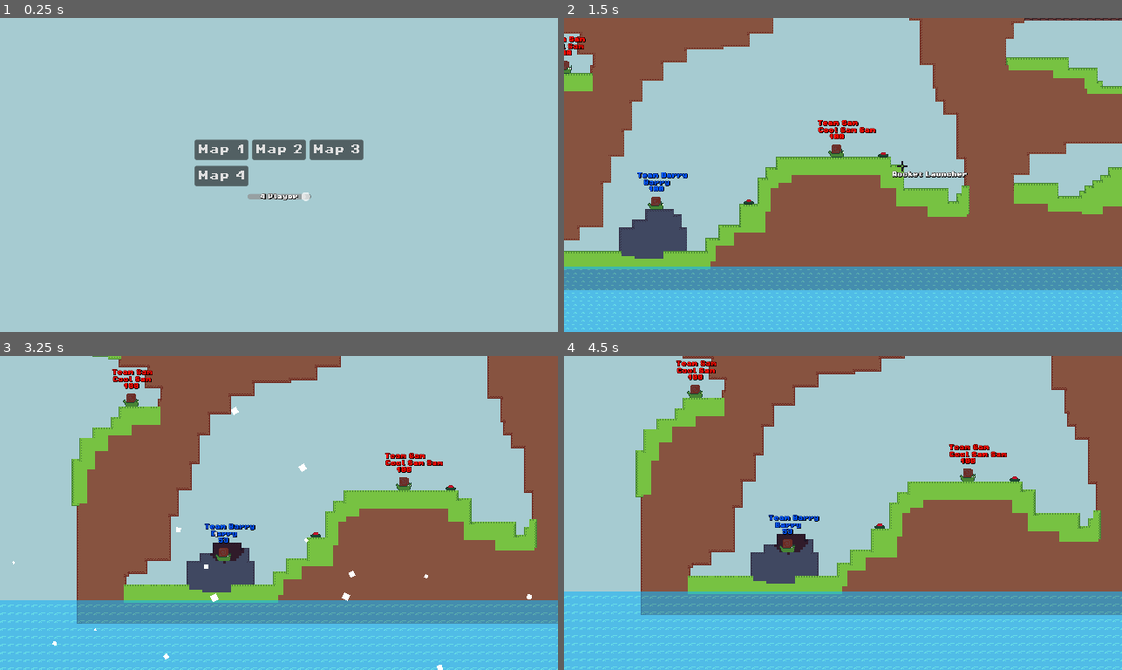
Above: before the commit, frames 1-4 (two rows, left to right).
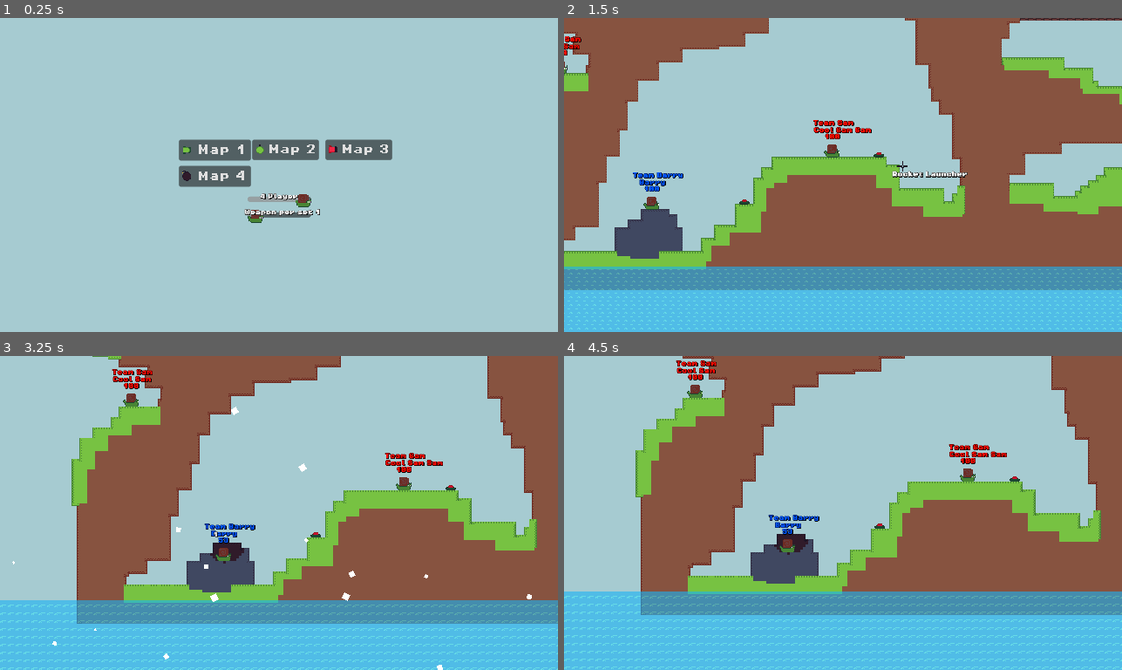
Above: after the commit, the same moments.

Repository: codingbanana21/Snail-Wars
Game: Godot game, scene res://scenes/game.tscn
Two runs of this game, one before a commit and one after it. Both use one fixed random seed, a clock stepped at 60 frames per second and the inputs below.
Inputs (mouse positions are in pixels of both pictures, inside the frame that each line leads up to):
- Up to frame 1 (0.25 s): no input
- Up to frame 2 (1.5 s): click "Map 1" at 0.5 s; tap Enter (skip) at 1.25 s; move the mouse to (870, 175) at 1.27 s; press the mouse at (870, 175) at 1.28 s; hold D (right) from 1.28 s (still down)
- Up to frame 3 (3.25 s): tap W (jump) at 1.52, 2.27 s; move the mouse to (251, 513) at 2.02 s; release the mouse at (251, 513) at 2.03 s; tap Mouse wheel down (last_weapon) at 2.1 s; move the mouse to (290, 506) at 2.77 s; release D (right) at 2.78 s; hold A (left) from 2.78 s (still down); tap Mouse wheel up (next_weapon) at 2.85 s
- Up to frame 4 (4.5 s): move the mouse to (837, 519) at 3.52 s; release A (left) at 3.53 s; hold D (right) from 3.53 s (still down); click (837, 519) at 3.6 s; tap W (jump) at 3.77 s; move the mouse to (887, 516) at 4.27 s; tap Mouse wheel down (last_weapon) at 4.35 s

The runs differ from the first frame. In frame 1, 1.8% of the frame differs, in the area x 32-71%, y 38-66%; in frame 2, 8.7%, in the area x 0-100%, y 0-100%; in frame 3, less than 0.1%; in frame 4, less than 0.1%.

Commit message:
Update the main menu

Diff:
--- a/projectiles/destroyer_of_games.tscn
+++ b/projectiles/destroyer_of_games.tscn
@@ -4,9 +4,9 @@
 
 [node name="DestroyerOfGames" unique_id=791496552 instance=ExtResource("1_cudxu")]
 scale = Vector2(2, 2)
-damage = 500.0
-size = 50
-knockback = 1500
+damage = 999.0
+size = 100
+knockback = 2000
 gravity = 300
 timer = 5.0
 spawn_at_mouse = true
--- a/projectiles/fire.tscn
+++ b/projectiles/fire.tscn
@@ -12,10 +12,10 @@
 knockback = 400
 speed = 0.0
 gravity = 30
-projectile_hp = 5
+projectile_hp = 4
 timer = 30.0
 not_players = true
-hit_stun_time = 1.5
+hit_stun_time = 2.0
 
 [node name="Image" parent="." index="0" unique_id=2045045234]
 texture = ExtResource("2_ispoe")
--- a/scenes/game.tscn
+++ b/scenes/game.tscn
@@ -3,17 +3,23 @@
 [ext_resource type="Script" uid="uid://ce6yxby0frcqe" path="res://scripts/game.gd" id="1_uwrxv"]
 [ext_resource type="FontFile" uid="uid://beb0vnnahy1kh" path="res://assets/fonts/PixelOperator8-Bold.ttf" id="2_lnu2h"]
 [ext_resource type="LabelSettings" uid="uid://cm76igu117yxn" path="res://assets/fonts/label_settings.tres" id="2_yqjtg"]
+[ext_resource type="Texture2D" uid="uid://bdm5g2j38707a" path="res://assets/images/snail.png" id="3_lbhrr"]
+[ext_resource type="Texture2D" uid="uid://qlt5j1ltdxr2" path="res://assets/images/grenade.png" id="4_p57ef"]
+[ext_resource type="Texture2D" uid="uid://x4hcewvk3glh" path="res://assets/images/drill.png" id="5_gee14"]
+[ext_resource type="Texture2D" uid="uid://cdi5eipdsfw53" path="res://assets/images/bomb.png" id="6_0tnpc"]
+[ext_resource type="Texture2D" uid="uid://b3h4dly8ovb37" path="res://assets/images/rocket.png" id="6_p57ef"]
 
 [node name="Game" type="Node2D" unique_id=2137944541]
 script = ExtResource("1_uwrxv")
 
 [node name="MapButton" type="Button" parent="." unique_id=367210282]
-offset_left = -129.0
+offset_left = -153.0
 offset_top = -54.0
-offset_right = -47.0
-offset_bottom = -23.0
+offset_right = -43.0
+offset_bottom = -22.0
 theme_override_fonts/font = ExtResource("2_lnu2h")
 text = "Map 1"
+icon = ExtResource("6_p57ef")
 
 [node name="MapButton2" type="Button" parent="." unique_id=534044815]
 offset_left = -41.0
@@ -22,22 +28,25 @@
 offset_bottom = -23.0
 theme_override_fonts/font = ExtResource("2_lnu2h")
 text = "Map 2"
+icon = ExtResource("4_p57ef")
 
 [node name="MapButton3" type="Button" parent="." unique_id=1759142092]
-offset_left = 47.0
+offset_left = 71.0
 offset_top = -54.0
-offset_right = 129.0
+offset_right = 153.0
 offset_bottom = -23.0
 theme_override_fonts/font = ExtResource("2_lnu2h")
 text = "Map 3"
+icon = ExtResource("5_gee14")
 
 [node name="MapButton4" type="Button" parent="." unique_id=1242686351]
-offset_left = -129.0
+offset_left = -153.0
 offset_top = -14.0
-offset_right = -47.0
-offset_bottom = 17.0
+offset_right = -43.0
+offset_bottom = 18.0
 theme_override_fonts/font = ExtResource("2_lnu2h")
 text = "Map 4"
+icon = ExtResource("6_0tnpc")
 
 [node name="Background" type="CanvasLayer" parent="." unique_id=1758057930]
 layer = -100
@@ -49,11 +58,13 @@
 offset_bottom = 686.0
 color = Color(0.6509804, 0.79607844, 0.81960785, 1)
 
-[node name="HSlider" type="HSlider" parent="." unique_id=2044711407]
+[node name="PerTeamHSlider" type="HSlider" parent="." unique_id=2044711407]
 offset_left = -48.0
 offset_top = 25.0
 offset_right = 49.0
 offset_bottom = 41.0
+theme_override_icons/grabber = ExtResource("3_lbhrr")
+theme_override_icons/grabber_highlight = ExtResource("6_p57ef")
 min_value = 1.0
 max_value = 4.0
 value = 4.0
@@ -68,6 +79,27 @@
 text = "4 Player"
 label_settings = ExtResource("2_yqjtg")
 
+[node name="WeaponsHSlider" type="HSlider" parent="." unique_id=858606506]
+offset_left = -48.0
+offset_top = 49.0
+offset_right = 49.0
+offset_bottom = 65.0
+theme_override_icons/grabber = ExtResource("3_lbhrr")
+theme_override_icons/grabber_highlight = ExtResource("6_p57ef")
+min_value = 1.0
+max_value = 3.0
+value = 1.0
+rounded = true
+
+[node name="WeaponsLabel" type="Label" parent="." unique_id=1362672685]
+offset_left = -53.0
+offset_top = 53.0
+offset_right = 179.0
+offset_bottom = 69.0
+scale = Vector2(0.5, 0.5)
+text = "Weapon per set 1"
+label_settings = ExtResource("2_yqjtg")
+
 [connection signal="pressed" from="MapButton" to="." method="_on_map_button_pressed"]
 [connection signal="pressed" from="MapButton2" to="." method="_on_map_button_2_pressed"]
 [connection signal="pressed" from="MapButton3" to="." method="_on_map_button_3_pressed"]
--- a/scripts/Globals.gd
+++ b/scripts/Globals.gd
@@ -8,8 +8,6 @@
 
 
 func next_player(skip_player: bool = false):
-	#teams_weapons = [[-1,-1,-1,-1,-1,-1,-1,-1,-1], [-1,-1,-1,-1,-1,-1,-1,-1,-1]]
-	#teams_weapons = [[0,-1,1,2,0,2,2,2,0], [0,-1,1,2,0,2,2,2,0]]
 	Mouse.show()
 
 	#player turn and teams picking
--- a/scripts/game.gd
+++ b/scripts/game.gd
@@ -1,16 +1,25 @@
 class_name Game
 extends Node2D
 
-@onready var h_slider: HSlider = $HSlider
+@onready var per_team_h_slider: HSlider = $PerTeamHSlider
 @onready var per_team_label: Label = $PerTeamLabel
+@onready var weapons_h_slider: HSlider = $WeaponsHSlider
+@onready var weapons_label: Label = $WeaponsLabel
 
 
 func _process(delta: float) -> void:
-	per_team_label.text = str(int(h_slider.value)) + " Player"
-	Globals.players_in_team = int(h_slider.value)
+	per_team_label.text = str(int(per_team_h_slider.value)) + " Player"
+	Globals.players_in_team = int(per_team_h_slider.value)
+
+	weapons_label.text = "Weapon per set "+str(int(weapons_h_slider.value))
 
 
 func load_map(level: int = 1):
+	if int(weapons_h_slider.value) == 2:
+		Globals.teams_weapons = [[-1,-1,-1,-1,-1,-1,-1,-1,-1], [-1,-1,-1,-1,-1,-1,-1,-1,-1]]
+	elif int(weapons_h_slider.value) == 3:
+		Globals.teams_weapons = [[0,-1,1,2,0,2,2,2,0], [0,-1,1,2,0,2,2,2,0]]
+
 	Input.set_mouse_mode(Input.MOUSE_MODE_CAPTURED)
 	get_tree().change_scene_to_file("res://maps/map_"+str(level)+".scn")
 
--- a/scripts/player.gd
+++ b/scripts/player.gd
@@ -51,7 +51,7 @@
 	# skip dead player
 	if (dead or global_position.y >= 200) and player_turn_part != 0:
 		player_turn_part = 0
-		dead = true
+		hp = 0
 		Globals.next_player(true)
 		return
 
--- a/scripts/projectile.gd
+++ b/scripts/projectile.gd
@@ -40,6 +40,9 @@
 
 	if !not_players:
 		Mouse.global_position = global_position
+
+	if global_position.y >= 200:
+		explode(true)
 
 	velocity.y += gravity * delta
 	rotation = velocity.angle()
